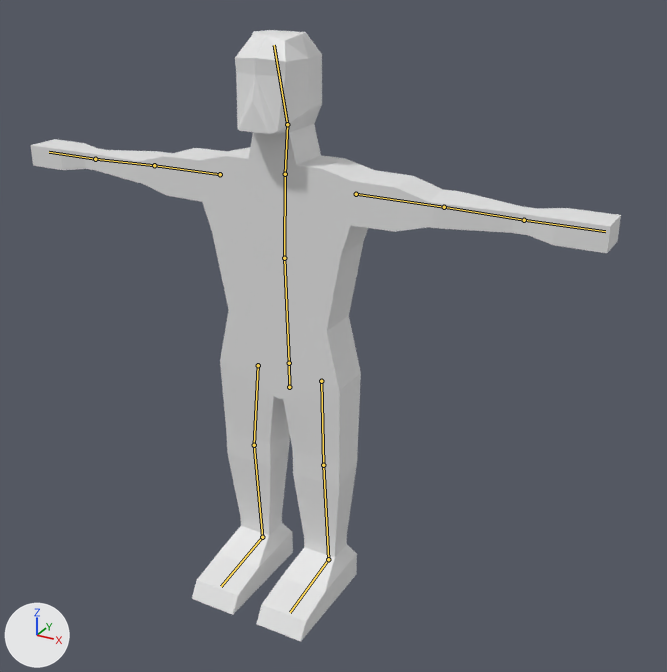
An edit to the Blender file Assets/Blends/Human.blend, drawn before and after from the same camera.
Before and after are seen from a 50 mm lens placed at (1.48, -2.38, 2.16), pointed at (0.07, 0.17, 0.89). Lighting does not change. The marker at lower left points along +X, +Y and +Z. The bones that bend it are drawn over the model as lines.

Objects in the first picture: 'HumanMesh'.
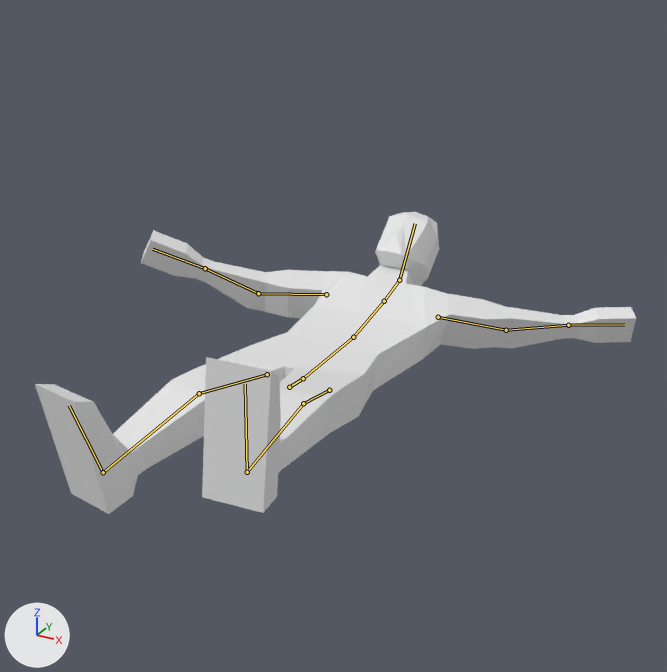
The newer file adds an action. The first version stands in its rest pose; the second is drawn at frame 5 of the action 'FallBack'.

What differs and where, as boxes [x1, y1, x2, y2] in the pictures (667 x 672 px):
'HumanMesh', posed (51% shorter): before [30, 30, 621, 642]; after [35, 212, 636, 514]
bone 'Pelvis', root to tip: before (289, 387) to (289, 363); after (289, 387) to (303, 378)
bone 'Stomach', root to tip: before (289, 363) to (284, 258); after (303, 378) to (353, 337)
bone 'Chest', root to tip: before (284, 258) to (285, 174); after (353, 337) to (384, 301)
bone 'Neck', root to tip: before (285, 174) to (287, 124); after (384, 301) to (399, 280)
bone 'Head', root to tip: before (287, 124) to (274, 45); after (399, 280) to (415, 223)
bone 'UArm.r', root to tip: before (220, 174) to (154, 165); after (326, 294) to (258, 293)
bone 'LArm.r', root to tip: before (154, 165) to (95, 159); after (258, 293) to (205, 268)
bone 'UArm.l', root to tip: before (356, 194) to (444, 207); after (438, 317) to (506, 330)
bone 'LArm.l', root to tip: before (444, 207) to (524, 220); after (506, 330) to (568, 325)
bone 'ULeg.r', root to tip: before (258, 365) to (254, 445); after (267, 374) to (199, 393)
bone 'LLeg.r', root to tip: before (254, 445) to (262, 537); after (199, 393) to (103, 472)
bone 'ULeg.l', root to tip: before (321, 381) to (323, 465); after (329, 390) to (303, 403)
bone 'LLeg.l', root to tip: before (323, 465) to (328, 559); after (303, 403) to (247, 472)

The edits, one by one:
Bone 'Pelvis' (bone_pelvis) turns from (0, 0, 0) to (-95, 0, 0) degrees about its own x, y and z.
Bone 'Stomach' (bone_stomach) turns from (0, 0, 0) to (5, 0, 0) degrees about its own x, y and z.
Bone 'Chest' (bone_chest) turns from (0, 0, 0) to (15, 0, 0) degrees about its own x, y and z.
Bone 'Neck' (bone_neck) turns from (0, 0, 0) to (10, 0, 0) degrees about its own x, y and z.
Bone 'Head' (bone_head) turns from (0, 0, 0) to (15, 0, 0) degrees about its own x, y and z.
Bone 'UArm.r' (bone_uarm_r) turns from (0, 0, 0) to (12, -3, 29) degrees about its own x, y and z.
Bone 'LArm.r' (bone_larm_r) turns from (0, 0, 0) to (21, 0, 0) degrees about its own x, y and z.
Bone 'UArm.l' (bone_uarm_l) turns from (0, 0, 0) to (-18, 0, 29) degrees about its own x, y and z.
Bone 'LArm.l' (bone_larm_l) turns from (0, 0, 0) to (11, 0, 0) degrees about its own x, y and z.
Bone 'ULeg.r' (bone_uleg_r) turns from (0, 0, 0) to (0, -1, -10) degrees about its own x, y and z.
Bone 'LLeg.r' (bone_lleg_r) turns from (0, 0, 0) to (-14, 0, 0) degrees about its own x, y and z.
Bone 'ULeg.l' (bone_uleg_l) turns from (0, 0, 0) to (10, -2, 10) degrees about its own x, y and z.
Bone 'LLeg.l' (bone_lleg_l) turns from (0, 0, 0) to (-11, 0, 0) degrees about its own x, y and z.
